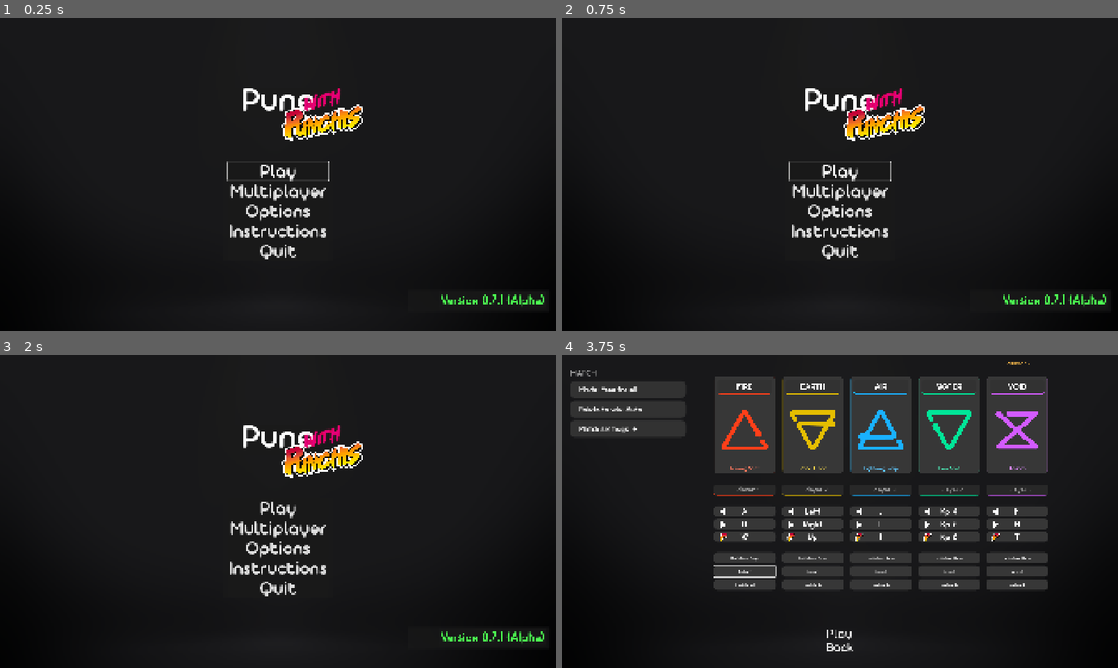
Above: before the commit, frames 1-4 (two rows, left to right).
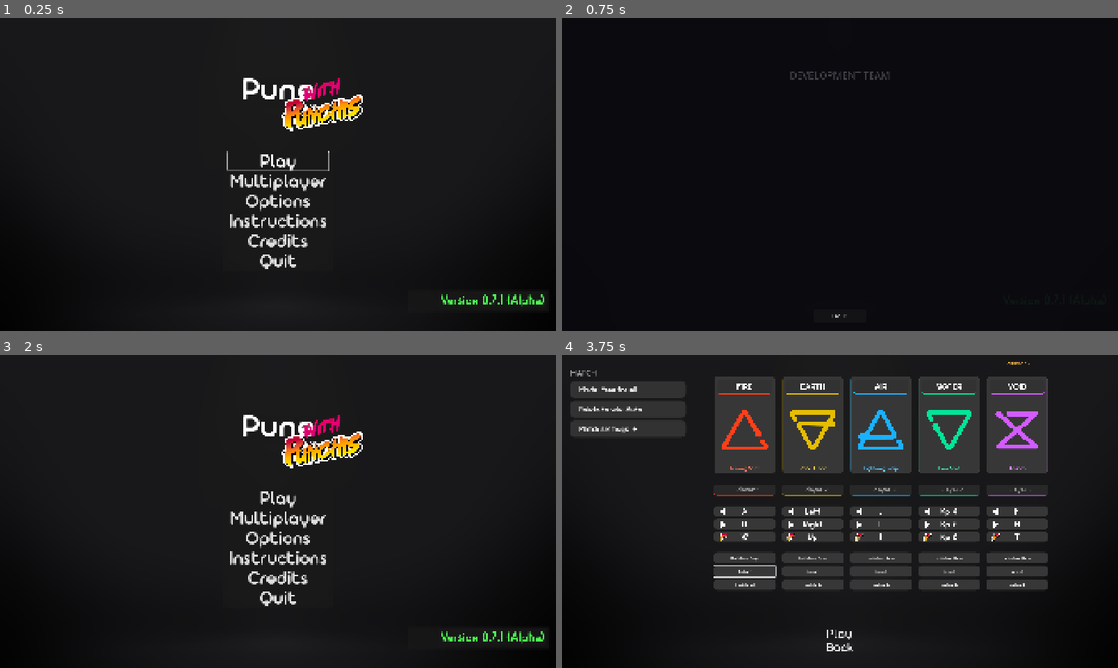
Above: after the commit, the same moments.

Repository: Raikul/pune-plus
Game: Godot game, scene res://scenes/menu.tscn
Two runs of this game, one before a commit and one after it. Both use one fixed random seed, a clock stepped at 60 frames per second and the inputs below. Sound files missing from this copy of the repository are replaced by a short silence.
Inputs (mouse positions are in pixels of both pictures, inside the frame that each line leads up to):
- Up to frame 1 (0.25 s): no input
- Up to frame 2 (0.75 s): click (840, 240) at 0.5 s, where only the run after the commit has a clickable "Credits"
- Up to frame 3 (2 s): click (278, 652) at 1.25 s, where only the run after the commit has a clickable "BACK"
- Up to frame 4 (3.75 s): click "Play" at 2 s; click "Back" at 2.75 s; click "Play" at 3.5 s

The runs differ from the first frame. In frame 1, 4.8% of the frame differs, in the area x 40-66%, y 19-81%; in frame 2, 3.4%; in frame 3, 4.7%; in frame 4, nothing differs.

Commit message:
Credits almost done

Diff:
--- a/project.godot
+++ b/project.godot
@@ -17,7 +17,7 @@
 config/name="Pune"
 config/version="0.7.1"
 run/main_scene="res://scenes/menu.tscn"
-config/features=PackedStringArray("4.6", "GL Compatibility")
+config/features=PackedStringArray("4.7", "GL Compatibility")
 config/icon="res://icon.svg"
 run/transparent_background=false
 
--- a/scenes/menu.tscn
+++ b/scenes/menu.tscn
@@ -41,8 +41,6 @@
 Button/fonts/font = ExtResource("ari_button")
 Label/font_sizes/font_size = 66
 Label/fonts/font = ExtResource("6_plbqb")
-
-[sub_resource type="SystemFont" id="SystemFont_xpgnv"]
 
 [node name="MainMenu" type="Control" unique_id=855265616]
 layout_mode = 3
@@ -314,6 +312,12 @@
 theme_override_font_sizes/font_size = 66
 text = "MENU_INSTRUCTIONS"
 
+[node name="Credits" type="Button" parent="CanvasLayer/TopMenu/VBoxContainer/PanelContainer/MarginContainer/VBoxContainer" unique_id=655808313]
+layout_mode = 2
+text = "Credits
+
+"
+
 [node name="Quit" type="Button" parent="CanvasLayer/TopMenu/VBoxContainer/PanelContainer/MarginContainer/VBoxContainer" unique_id=1123454094]
 layout_mode = 2
 theme_override_font_sizes/font_size = 66
@@ -350,6 +354,41 @@
 offset_right = -6.0
 offset_bottom = -221.0
 
+[node name="CreditsPanel" type="PanelContainer" parent="." unique_id=751785376]
+visible = false
+custom_minimum_size = Vector2(700, 450)
+layout_mode = 1
+anchors_preset = 14
+anchor_top = 0.5
+anchor_right = 1.0
+anchor_bottom = 0.5
+grow_horizontal = 2
+grow_vertical = 2
+
+[node name="VBoxContainer" type="VBoxContainer" parent="CreditsPanel" unique_id=855744860]
+layout_mode = 2
+theme_override_constants/separation = 15
+
+[node name="Label" type="Label" parent="CreditsPanel/VBoxContainer" unique_id=67590594]
+layout_mode = 2
+text = "CREDITS
+"
+horizontal_alignment = 1
+
+[node name="RichTextLabel" type="RichTextLabel" parent="CreditsPanel/VBoxContainer" unique_id=1527858972]
+layout_mode = 2
+text = "DISEÑO Y PROGRAMACIÓN
+Nico - Gustavo - Porlon
+
+HECHO EN GODOT ENGINE 4"
+fit_content = true
+horizontal_alignment = 1
+
+[node name="BackCreditsButton" type="Button" parent="CreditsPanel/VBoxContainer" unique_id=1327601343]
+layout_mode = 2
+text = "Back
+"
+
 [connection signal="toggled" from="CanvasLayer/Modifiers/PanelContainer/ShroomsContainer/ShroomsButton" to="." method="_on_shrooms_button_toggled"]
 [connection signal="toggled" from="CanvasLayer/Modifiers/UpgradesPanel/UpgradesContainer/UpgradesButton" to="." method="_on_upgrades_button_toggled"]
 [connection signal="back" from="CanvasLayer/Options" to="." method="_on_options_back_button_pressed"]
@@ -358,6 +397,8 @@
 [connection signal="pressed" from="CanvasLayer/TopMenu/VBoxContainer/PanelContainer/MarginContainer/VBoxContainer/Multiplayer" to="." method="_on_multiplayer_pressed"]
 [connection signal="pressed" from="CanvasLayer/TopMenu/VBoxContainer/PanelContainer/MarginContainer/VBoxContainer/Options" to="." method="_on_options_pressed"]
 [connection signal="pressed" from="CanvasLayer/TopMenu/VBoxContainer/PanelContainer/MarginContainer/VBoxContainer/Instructions" to="." method="_on_instructions_pressed"]
+[connection signal="pressed" from="CanvasLayer/TopMenu/VBoxContainer/PanelContainer/MarginContainer/VBoxContainer/Credits" to="." method="_on_credits_button_pressed"]
 [connection signal="pressed" from="CanvasLayer/TopMenu/VBoxContainer/PanelContainer/MarginContainer/VBoxContainer/Quit" to="." method="_on_quit_pressed"]
 [connection signal="back" from="CanvasLayer/PlayerSetup/PanelContainer/PlayerSetup" to="." method="_on_player_setup_back"]
 [connection signal="go" from="CanvasLayer/PlayerSetup/PanelContainer/PlayerSetup" to="." method="_on_player_setup_go"]
+[connection signal="pressed" from="CreditsPanel/VBoxContainer/BackCreditsButton" to="." method="_on_back_credits_button_pressed"]
--- a/scripts/menu.gd
+++ b/scripts/menu.gd
@@ -1,13 +1,164 @@
 extends Control
 
 var Options
-@onready var shrooms_button =  $CanvasLayer/Modifiers/PanelContainer/ShroomsContainer/ShroomsButton
+@onready var shrooms_button = $CanvasLayer/Modifiers/PanelContainer/ShroomsContainer/ShroomsButton
 @onready var upgrades_button = $CanvasLayer/Modifiers/UpgradesPanel/UpgradesContainer/UpgradesButton
 @onready var play_button = $CanvasLayer/TopMenu/VBoxContainer/PanelContainer/MarginContainer/VBoxContainer/Play
 @onready var version_button = $CanvasLayer/ChangeLog/VBoxContainer/MarginContainer/ChangeLogButton
 var patch_notes_scene = preload("res://scenes/patch_notes.tscn")
 
+@onready var main_menu = $CanvasLayer/TopMenu
+@onready var credits_panel = $CreditsPanel
+
+var credits_layer: CanvasLayer = null
+var credits_items: Array = []
+var btn_volver: Button = null
+
+func _crear_pantalla_creditos() -> void:
+	if credits_panel != null:
+		credits_panel.visible = false
+
+	# Capa por encima de todo
+	credits_layer = CanvasLayer.new()
+	credits_layer.layer = 120
+	credits_layer.visible = false
+	add_child(credits_layer)
+
+	# Fondo oscuro uniforme
+	var fondo = ColorRect.new()
+	fondo.color = Color(0.04, 0.04, 0.06, 0.95)
+	fondo.set_anchors_preset(Control.PRESET_FULL_RECT)
+	credits_layer.add_child(fondo)
+
+	# Botón BACK abajo al centro
+	btn_volver = Button.new()
+	btn_volver.text = "BACK"
+	btn_volver.custom_minimum_size = Vector2(180, 45)
+	btn_volver.add_theme_font_size_override("font_size", 20)
+	btn_volver.pressed.connect(_on_back_credits_button_pressed)
+	credits_layer.add_child(btn_volver)
+
+func _on_credits_button_pressed() -> void:
+	if main_menu != null:
+		main_menu.hide()
+	if credits_layer != null:
+		credits_layer.show()
+		_animar_creditos()
+
+func _on_back_credits_button_pressed() -> void:
+	if credits_layer != null:
+		credits_layer.hide()
+	if main_menu != null:
+		main_menu.show()
+
+func _unhandled_input(event: InputEvent) -> void:
+	if event.is_action_pressed("ui_cancel") and credits_layer != null and credits_layer.visible:
+		_on_back_credits_button_pressed()
+		get_viewport().set_input_as_handled()
+
+# ====================================================================
+# PRESENTACIÓN ELEMENTAL (Versión más lenta y cinematográfica)
+# ====================================================================
+func _animar_creditos() -> void:
+	for item in credits_items:
+		if is_instance_valid(item):
+			item.queue_free()
+	credits_items.clear()
+
+	var screen = get_viewport_rect().size
+	var cx = screen.x * 0.5
+	var start_y = screen.y * 0.30
+
+	# Botón BACK abajo
+	if btn_volver != null:
+		btn_volver.position = Vector2(cx - 90, screen.y - 75)
+
+	# Título principal con aparición suave
+	var title = Label.new()
+	title.text = "DEVELOPMENT TEAM"
+	title.horizontal_alignment = HORIZONTAL_ALIGNMENT_CENTER
+	title.add_theme_font_size_override("font_size", 34)
+	title.position = Vector2(cx - 300, screen.y * 0.16)
+	title.custom_minimum_size = Vector2(600, 40)
+	title.modulate = Color(0.95, 0.95, 1.0, 0.0)
+	credits_layer.add_child(title)
+	credits_items.append(title)
+
+	var tw_title = create_tween()
+	tw_title.tween_property(title, "modulate:a", 1.0, 0.8)
+
+	await get_tree().create_timer(0.6).timeout
+
+	# -------------------------------------------------------------
+	# 1. NICOLAS ALTOMONTE (TIERRA - Sube lento y pesado desde el piso)
+	# -------------------------------------------------------------
+	var y_nico = start_y
+	var lbl_nico = _crear_etiqueta_nombre("Nicolas Altomonte", Color(0.95, 0.75, 0.2), cx, y_nico)
+	lbl_nico.position.y = screen.y + 60
+	lbl_nico.modulate.a = 0.0
+
+	var tw_nico = create_tween().set_parallel(true)
+	tw_nico.tween_property(lbl_nico, "position:y", y_nico, 1.1).set_trans(Tween.TRANS_BACK).set_ease(Tween.EASE_OUT)
+	tw_nico.tween_property(lbl_nico, "modulate:a", 1.0, 0.7)
+
+	await get_tree().create_timer(0.75).timeout
+
+	# -------------------------------------------------------------
+	# 2. GUSTAVO CHA (AGUA - Se desliza suave como una ola desde el costado)
+	# -------------------------------------------------------------
+	var y_gustavo = start_y + 65
+	var lbl_gustavo = _crear_etiqueta_nombre("Gustavo Cha", Color(0.0, 0.9, 0.6), cx, y_gustavo)
+	lbl_gustavo.position.x = -450
+	lbl_gustavo.modulate.a = 0.0
+
+	var tw_gustavo = create_tween().set_parallel(true)
+	tw_gustavo.tween_property(lbl_gustavo, "position:x", cx - 300, 1.1).set_trans(Tween.TRANS_SINE).set_ease(Tween.EASE_OUT)
+	tw_gustavo.tween_property(lbl_gustavo, "modulate:a", 1.0, 0.7)
+
+	await get_tree().create_timer(0.75).timeout
+
+	# -------------------------------------------------------------
+	# 3. PORLON(FUEGO - Desciende con impacto de escala)
+	# -------------------------------------------------------------
+	var y_porlon = start_y + 130
+	var lbl_porlon = _crear_etiqueta_nombre("Porlon", Color(1.0, 0.3, 0.1), cx, y_porlon)
+	lbl_porlon.scale = Vector2(2.8, 2.8)
+	lbl_porlon.pivot_offset = Vector2(300, 19)
+	lbl_porlon.modulate.a = 0.0
+
+	var tw_porlon = create_tween().set_parallel(true)
+	tw_porlon.tween_property(lbl_porlon, "scale", Vector2.ONE, 0.85).set_trans(Tween.TRANS_EXPO).set_ease(Tween.EASE_OUT)
+	tw_porlon.tween_property(lbl_porlon, "modulate:a", 1.0, 0.5)
+
+	await get_tree().create_timer(0.75).timeout
+
+	# -------------------------------------------------------------
+	# 4. IVAN VALENTINI (RAYO - Parpadeos eléctricos bien marcados)
+	# -------------------------------------------------------------
+	var y_ivan = start_y + 195
+	var lbl_ivan = _crear_etiqueta_nombre("Ivan Valentini", Color(0.1, 0.7, 1.0), cx, y_ivan)
+	lbl_ivan.modulate.a = 0.0
+
+	var tw_ivan = create_tween()
+	for i in range(4):
+		tw_ivan.tween_property(lbl_ivan, "modulate:a", 1.0, 0.09)
+		tw_ivan.tween_property(lbl_ivan, "modulate:a", 0.0, 0.07)
+	tw_ivan.tween_property(lbl_ivan, "modulate:a", 1.0, 0.2)
+
+func _crear_etiqueta_nombre(nombre: String, color: Color, cx: float, cy: float) -> Label:
+	var lbl = Label.new()
+	lbl.text = nombre
+	lbl.horizontal_alignment = HORIZONTAL_ALIGNMENT_CENTER
+	lbl.add_theme_font_size_override("font_size", 26)
+	lbl.position = Vector2(cx - 300, cy)
+	lbl.custom_minimum_size = Vector2(600, 38)
+	lbl.modulate = color
+	credits_layer.add_child(lbl)
+	credits_items.append(lbl)
+	return lbl
+
 func _ready():
+	_crear_pantalla_creditos()
 	Options = $CanvasLayer/Options
 	Options.hide()
 	# The teams picked in setup again (Random teams only dealt them for that match)
Not shown, added: scenes/menu.tscn2395638437.tmp
Not shown, added: scenes/menu.tscn2400890431.tmp
Not shown, added: scenes/menu.tscn2411844564.tmp
